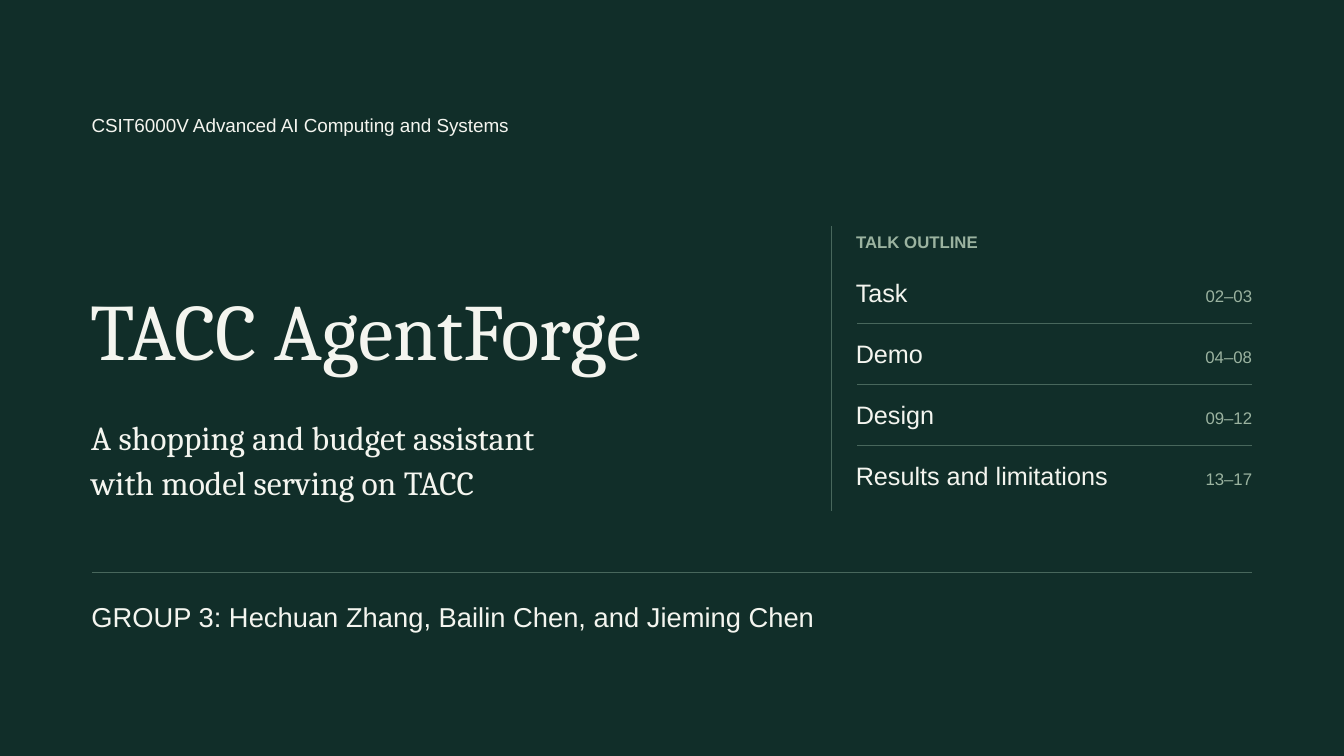
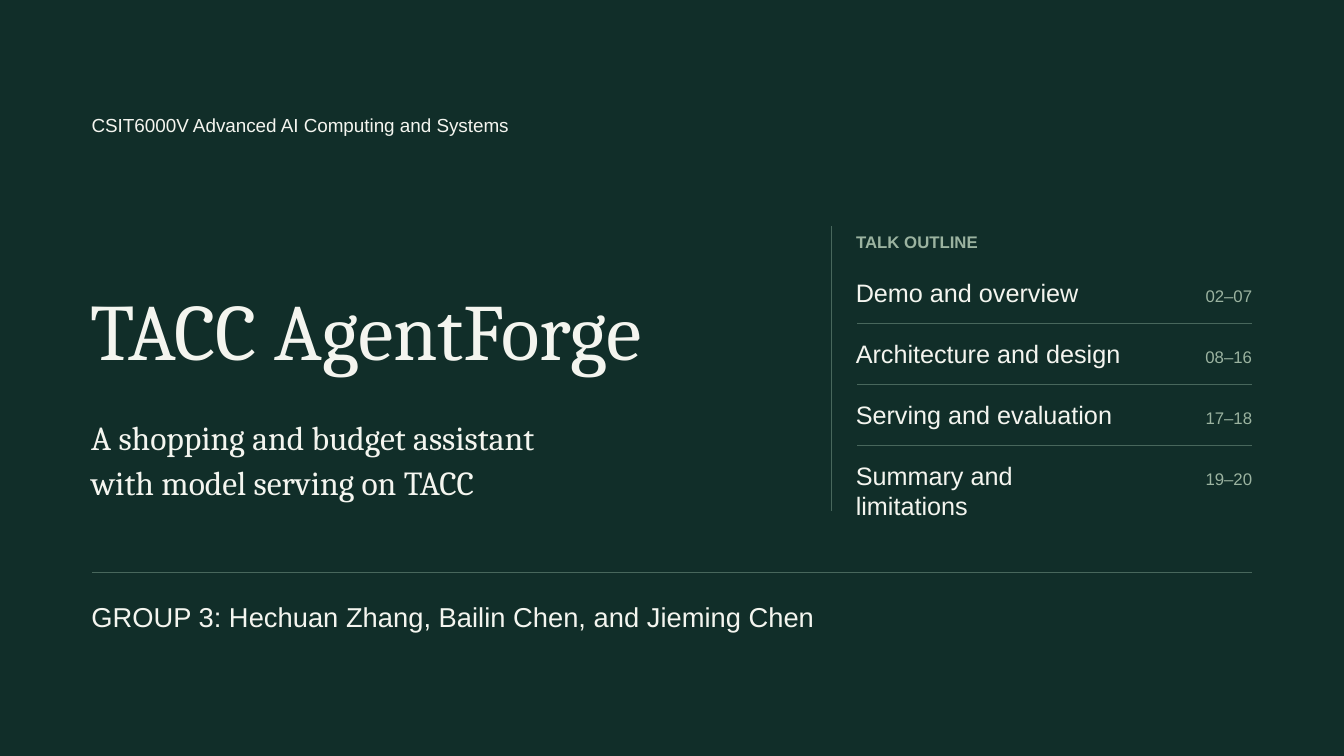
Before and after one commit to atlasmarkz/tacc-agentforge, a slide deck: slide 1 of output/presentation/agentforge_v4.pptx. Drawn at 1344x756 pixels with LibreOffice and Linux fonts; fonts in the diff are those of the drawing. Boxes give left, top, right and bottom in pixels: in the first picture for what was removed or moved away, otherwise in the second. Text is boxed around its words. In the diff, an @@ line names an element or a change of style, - is before the commit and + after.

```diff
--- a/output/presentation/agentforge_v4.pptx
+++ b/output/presentation/agentforge_v4.pptx
@@ text removed at <box>856,283,908,303</box> @@
-Task
@@ text added at <box>856,283,1078,303</box>, 18 pt, text #F4F5EF @@
+Demo and overview
@@ text at <box>1206,290,1253,302</box>: text changed @@
-02–03
+02–07
@@ text at <box>856,344,1120,369</box>: text changed @@
-Demo
+Architecture and design
@@ text at <box>1205,351,1252,363</box>: text changed @@
-04–08
+08–16
@@ text at <box>856,405,1112,429</box>: text changed @@
-Design
+Serving and evaluation
@@ text at <box>1206,412,1253,424</box>: text changed @@
-09–12
+17–18
@@ text at <box>856,466,1013,516</box>: text changed @@
-Results and limitations
+Summary and limitations
@@ text at <box>1206,473,1253,485</box>: text changed @@
-13–17
+19–20
```
Also in this commit, not shown: 9 other slides changed, 10 slides added, 10 slides removed, 1 other file.
